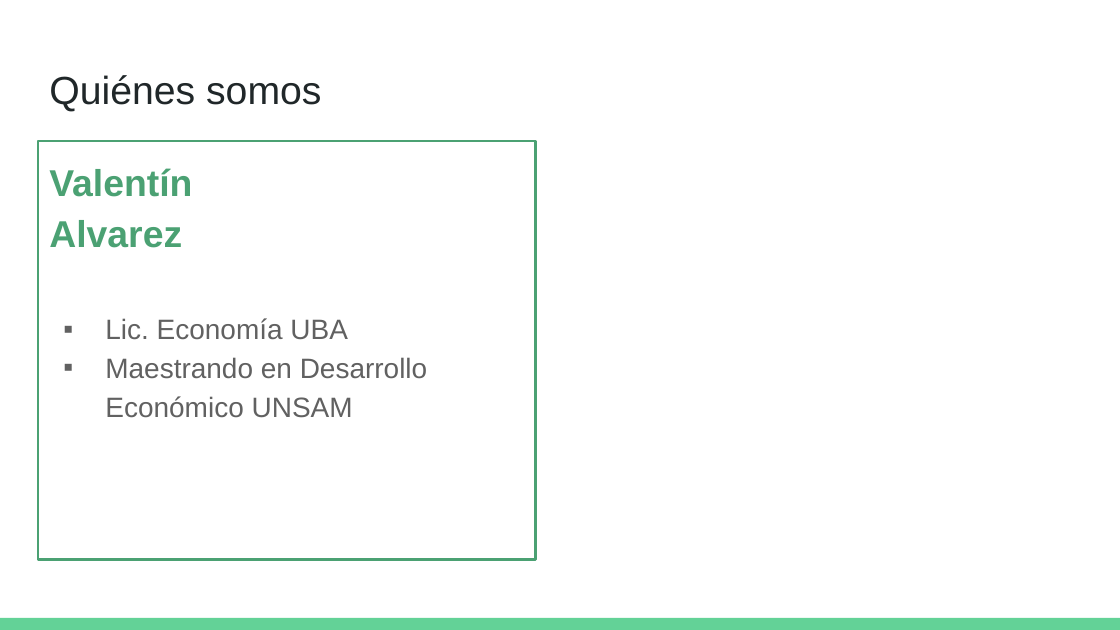
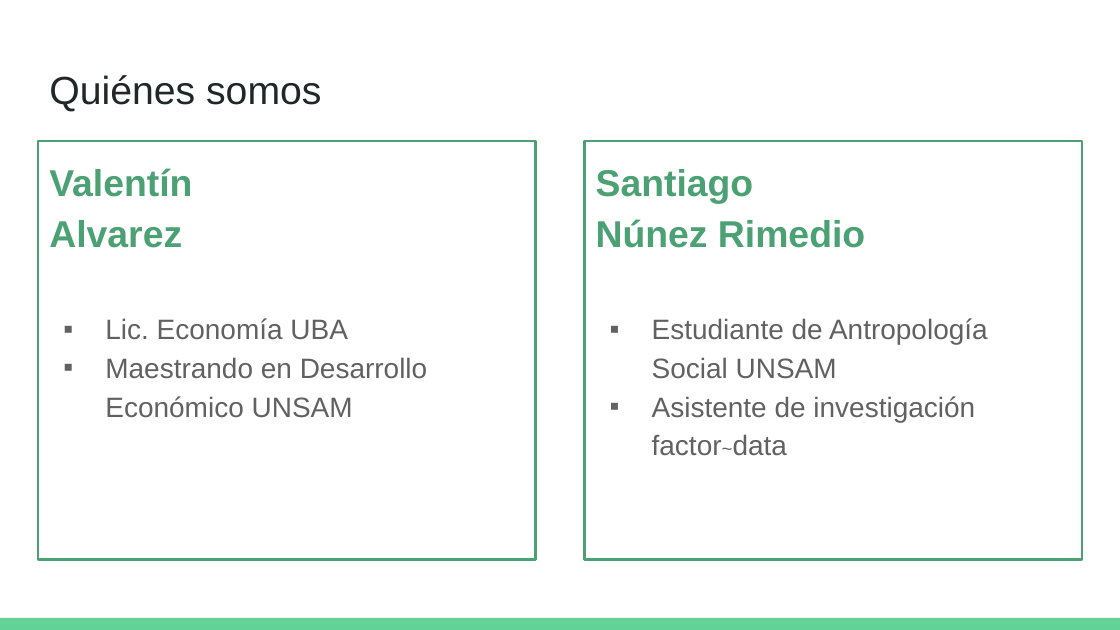
Before and after one commit to DCSCyHD/2023_modulo_3, a slide deck: slide 2 of clase1/teorica_1.pptx. Drawn at 1120x630 pixels with LibreOffice and Linux fonts; fonts in the diff are those of the drawing. Boxes give left, top, right and bottom in pixels: in the first picture for what was removed or moved away, otherwise in the second. Text is boxed around its words. In the diff, an @@ line names an element or a change of style, - is before the commit and + after.

Commit message:
corrijo hoja de ruta, sumo a Santiago

```diff
--- a/clase1/teorica_1.pptx
+++ b/clase1/teorica_1.pptx
@@ rectangle added at (585, 141, 1082, 560), outline #4BA173 1.5 pt, 18 pt, text #616161 @@
+Santiago
+Núnez Rimedio
+▪ Estudiante de Antropología Social UNSAM
+▪ Asistente de investigación factor~data
```
Also in this commit, not shown: 15 other slides changed.
